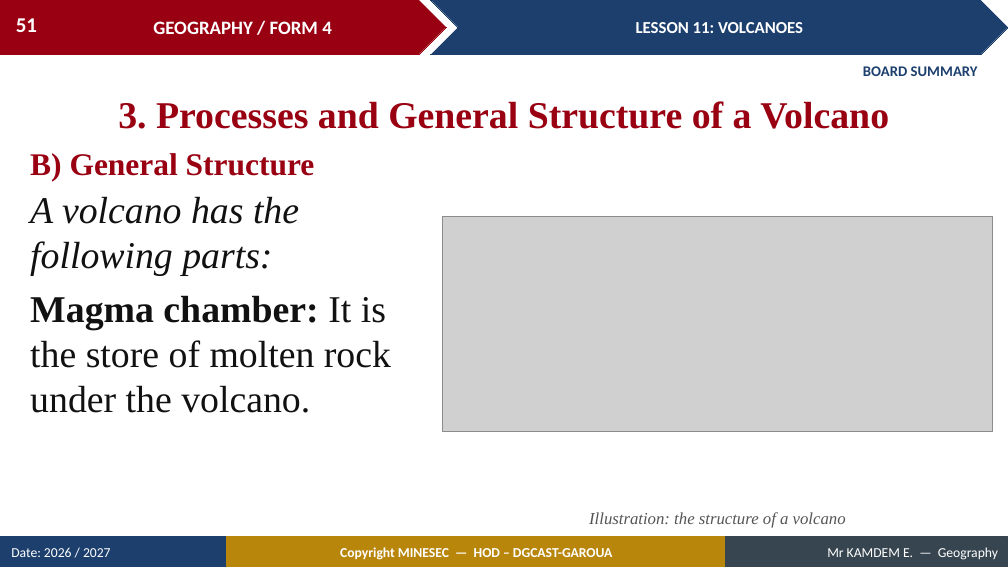
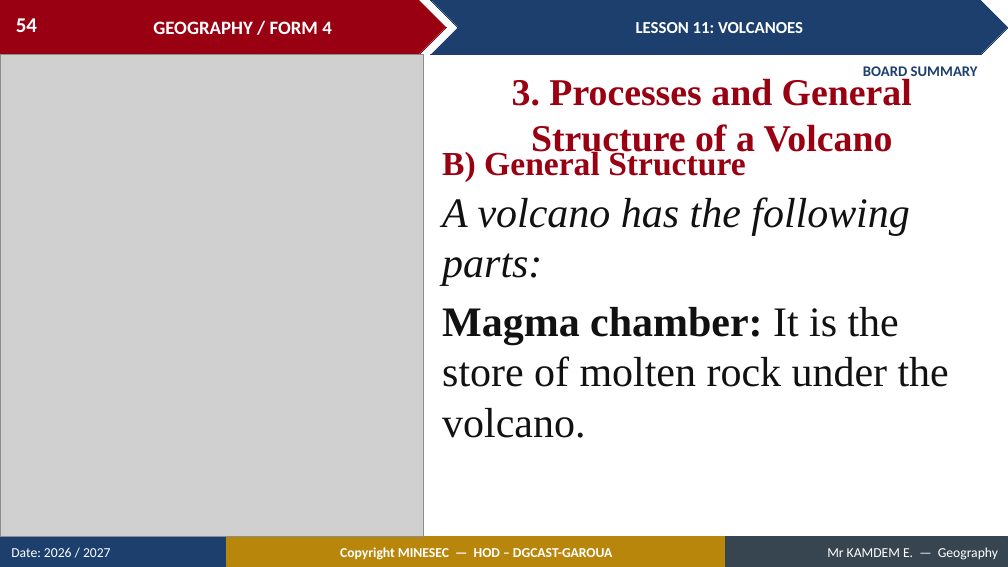
Before and after one commit to Berthautk/linea-github, a slide deck: slide 54 of lecons/F3/14_FORM4_LESSON11_Volcanoes.pptx (slide 51 before the commit). Drawn at 1008x567 pixels with LibreOffice and Linux fonts; fonts in the diff are those of the drawing; grey boxes stand for pictures. Boxes give left, top, right and bottom in pixels: in the first picture for what was removed or moved away, otherwise in the second. Text is boxed around its words. In the diff, an @@ line names an element or a change of style, - is before the commit and + after.

```diff
--- a/lecons/F3/14_FORM4_LESSON11_Volcanoes.pptx
+++ b/lecons/F3/14_FORM4_LESSON11_Volcanoes.pptx
@@ page number at [16,18,37,32]: text changed @@
-51
+54
@@ picture added at [0,54,423,537] @@
@@ text "3. Processes and General Structure ..." rewrapped from [118,101,889,129] to [512,78,912,158] @@
@@ text "B) General Structure": place and size @@
-text "B) General Structure" at [30,153,315,181]
+text "B) General Structure" at [442,149,745,182]
@@ text "B) General Structure" at [442,149,745,182]: size 30 to 32 pt @@
@@ text "A volcano has the following ...": place and size @@
-text "A volcano has the following ..." at [30,196,391,413]
+text "A volcano has the following ..." at [442,197,949,438]
@@ text "A volcano has the following ..." at [442,197,949,438]: size 36 to 40 pt @@
@@ picture removed at [442,216,993,431] @@
@@ text removed at [589,512,846,528] @@
-Illustration: the structure of a volcano
```
Also in this commit, not shown: 12 other slides changed, 12 slides added, 5 other files.
